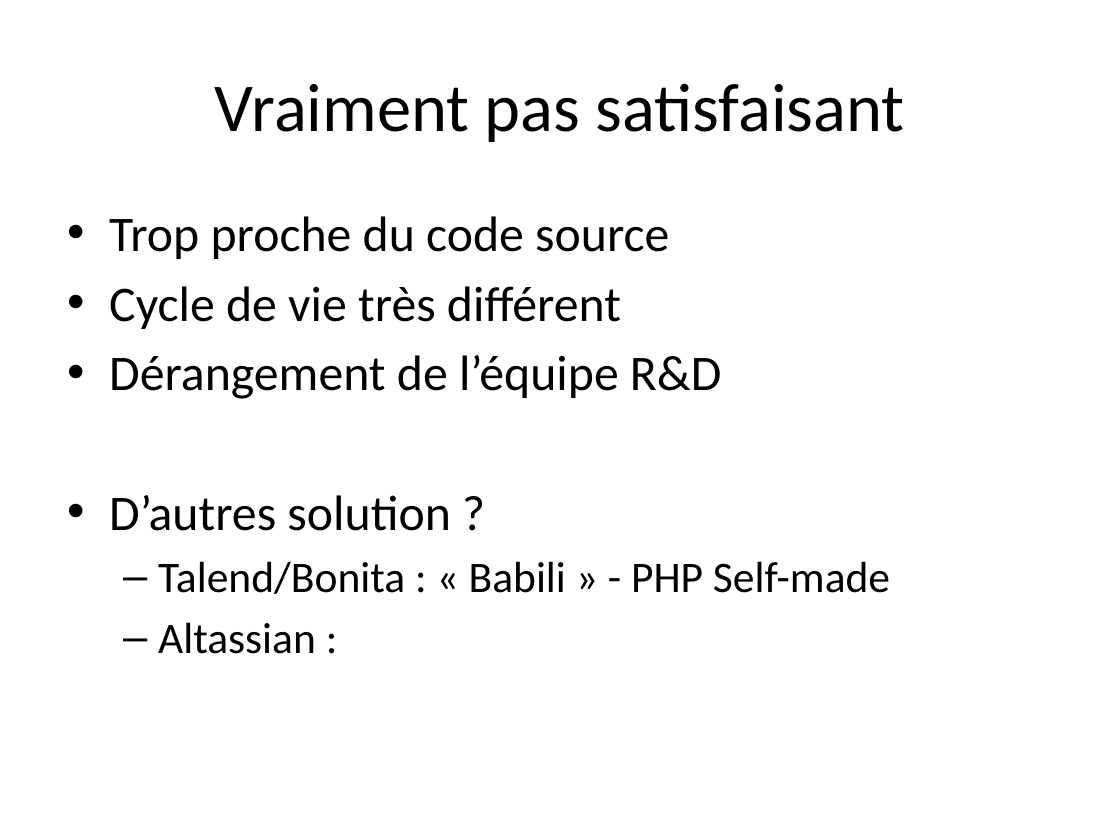
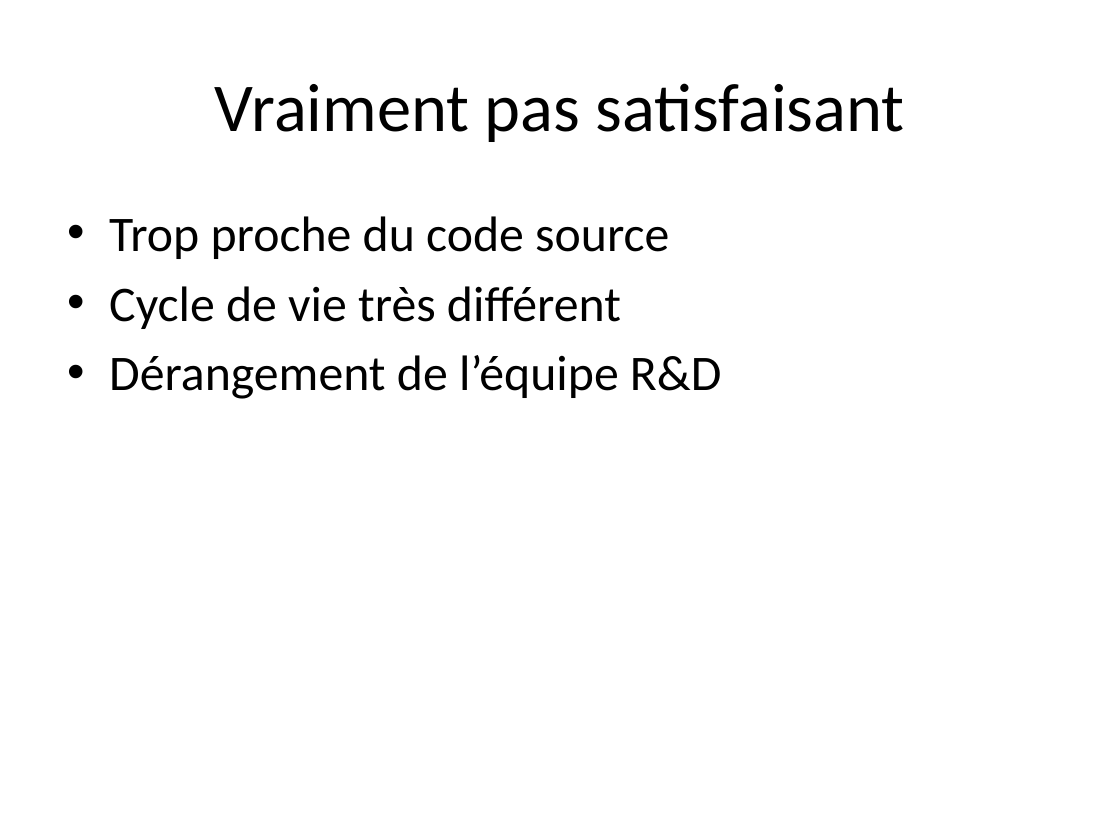
Before and after one commit to dbaeli/ez18n, a slide deck: slide 3 of ez18n-slides/ez18n_crowdsourcing.pptx. Drawn at 1120x840 pixels with LibreOffice and Linux fonts; fonts in the diff are those of the drawing; background and template pictures are left out. Boxes give left, top, right and bottom in pixels: in the first picture for what was removed or moved away, otherwise in the second. Text is boxed around its words. In the diff, an @@ line names an element or a change of style, - is before the commit and + after.

```diff
--- a/ez18n-slides/ez18n_crowdsourcing.pptx
+++ b/ez18n-slides/ez18n_crowdsourcing.pptx
@@ text at (109,495,890,654): paragraphs removed @@
-• D’autres solution ?
-  – Talend/Bonita : « Babili » - PHP Self-made
-  – Altassian :
```
Also in this commit, not shown: 2 other slides changed, 4 slides added, 15 other files.
